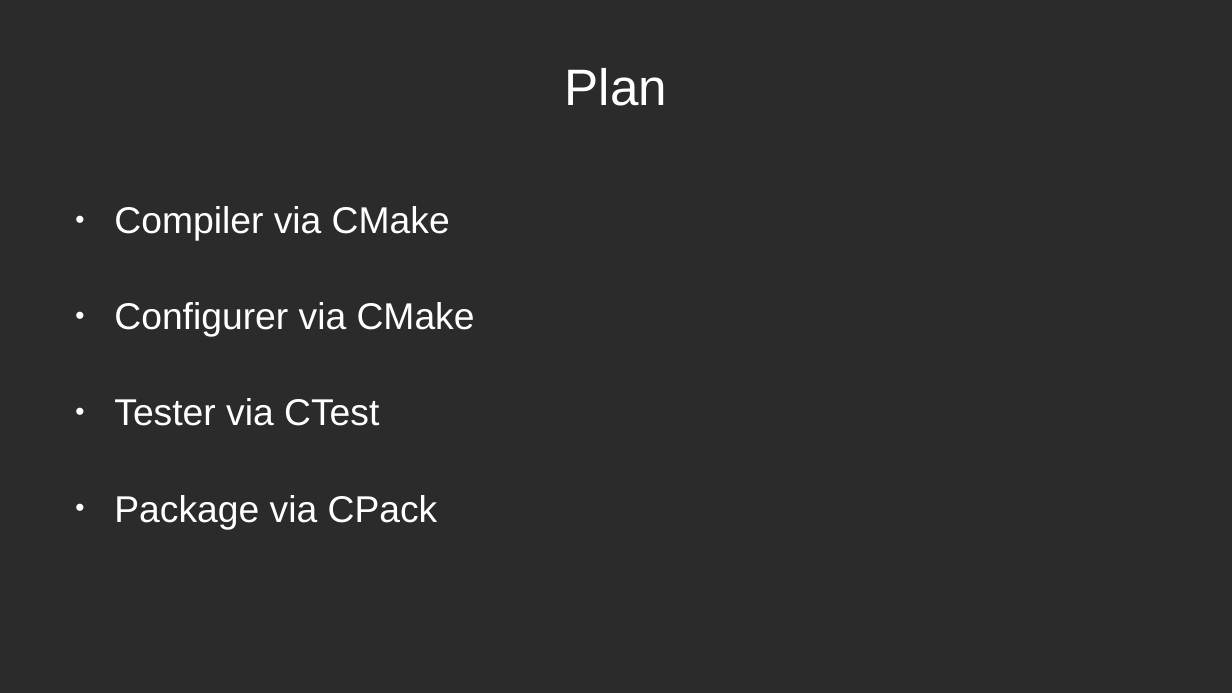
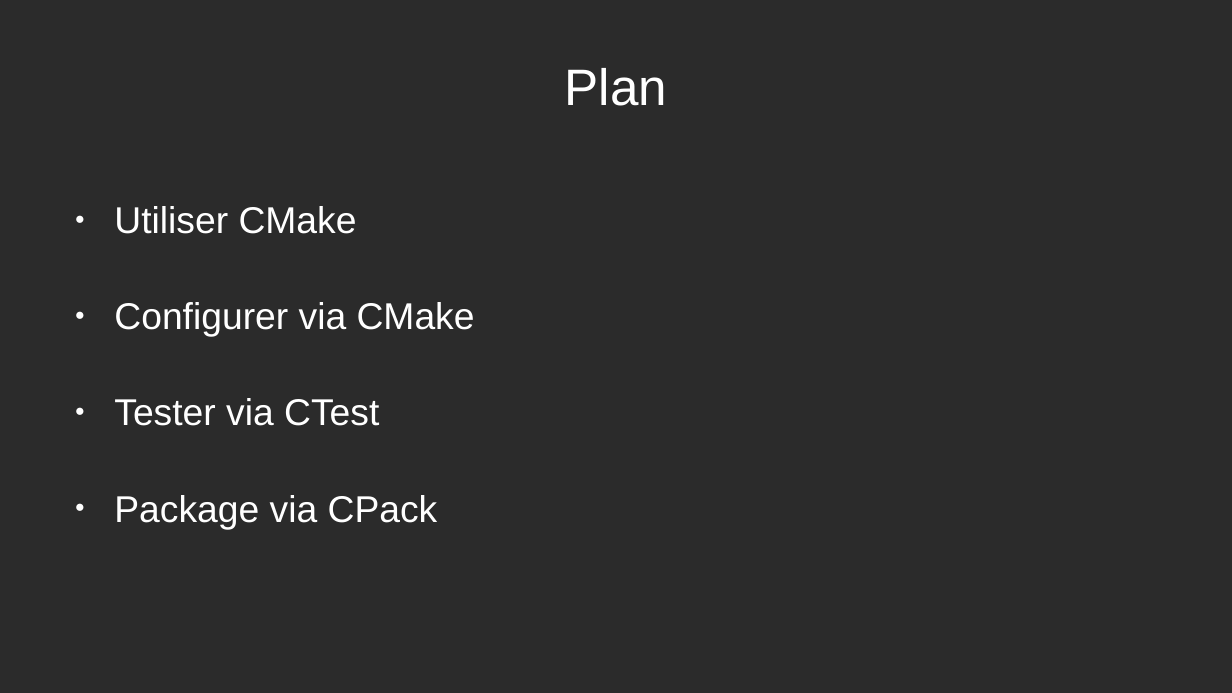
Before and after one commit to joeBlinx/Presentation_CMake, a slide deck: slide 5 of Presentation_CMake.odp. Drawn at 1232x693 pixels with LibreOffice and Linux fonts; fonts in the diff are those of the drawing; background and template pictures are left out; a plain dark background stands for a picture behind light text. Boxes give left, top, right and bottom in pixels: in the first picture for what was removed or moved away, otherwise in the second. Text is boxed around its words. In the diff, an @@ line names an element or a change of style, - is before the commit and + after.

```diff
--- a/Presentation_CMake.odp
+++ b/Presentation_CMake.odp
@@ text at [114,206,357,234]: text changed @@
-● Compiler via CMake
+● Utiliser CMake
```
Also in this commit, not shown: 5 other slides changed, 6 slides added, 1 slide removed.
